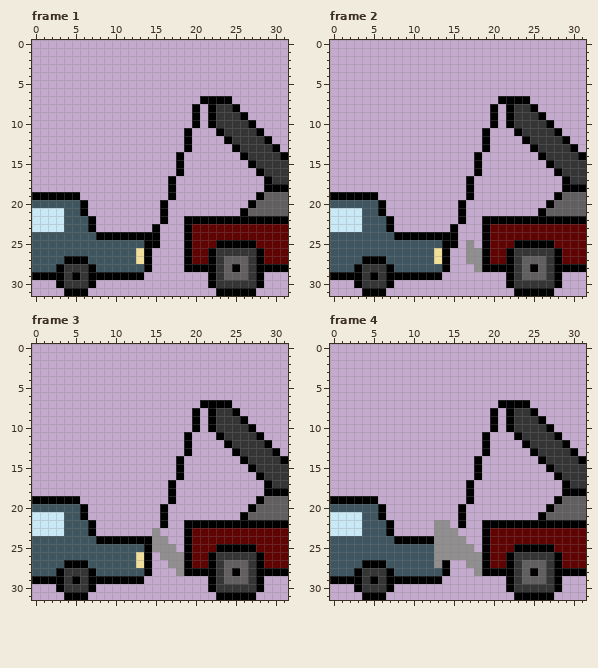
A animated GIF sprite gets an edit: img/tow-truck-scene.gif. This is how it looked before the edit.
The file is 128x128 pixels, drawn in blocks of 4x4; one block is one cell here. Shown: frame 1, frame 2, frame 3, frame 4. The commit also changed other frames, which this record leaves out.
After the commit:
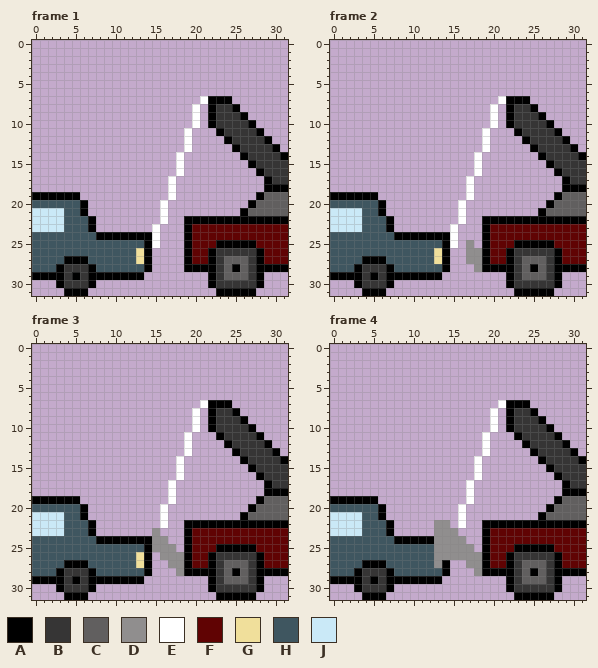
Palette (. is transparent): A #000000  B #363535  C #615f5f  D #908e8e  E #ffffff  F #600303  G #f0df9b  H #3f5660  J #cae9f7
The edit:
--- frame 1
@@ x 13..23 @@
  6 ...........
- 7 ........AAA
- 8 .......A.AB
- 9 .......A.AB
-10 .......A.AB
-11 ......A...A
-12 ......A....
-13 ......A....
-14 .....A.....
-15 .....A.....
-16 .....A.....
-17 ....A......
-18 ....A......
-19 ....A......
-20 ...A.......
-21 ...A.......
-22 ...A..AAAAA
-23 ..A...AFFFF
-24 AAA...AFFFF
-25 HAA...AFFFA
+ 7 ........EAA
+ 8 .......E.AB
+ 9 .......E.AB
+10 .......E.AB
+11 ......E...A
+12 ......E....
+13 ......E....
+14 .....E.....
+15 .....E.....
+16 .....E.....
+17 ....E......
+18 ....E......
+19 ....E......
+20 ...E.......
+21 ...E.......
+22 ...E..AAAAA
+23 ..E...AFFFF
+24 AAE...AFFFF
+25 HAE...AFFFA
 26 GA....AFFAB
--- frame 2
@@ x 13..23 @@
  6 ...........
- 7 ........AAA
- 8 .......A.AB
- 9 .......A.AB
-10 .......A.AB
-11 ......A...A
-12 ......A....
-13 ......A....
-14 .....A.....
-15 .....A.....
-16 .....A.....
-17 ....A......
-18 ....A......
-19 ....A......
-20 ...A.......
-21 ...A.......
-22 ...A..AAAAA
-23 ..A...AFFFF
-24 AAA...AFFFF
-25 HAA.D.AFFFA
+ 7 ........EAA
+ 8 .......E.AB
+ 9 .......E.AB
+10 .......E.AB
+11 ......E...A
+12 ......E....
+13 ......E....
+14 .....E.....
+15 .....E.....
+16 .....E.....
+17 ....E......
+18 ....E......
+19 ....E......
+20 ...E.......
+21 ...E.......
+22 ...E..AAAAA
+23 ..E...AFFFF
+24 AAE...AFFFF
+25 HAE.D.AFFFA
 26 GA..DDAFFAB
--- frame 3
@@ x 14..23 @@
  6 ..........
- 7 .......AAA
- 8 ......A.AB
- 9 ......A.AB
-10 ......A.AB
-11 .....A...A
-12 .....A....
-13 .....A....
-14 ....A.....
-15 ....A.....
-16 ....A.....
-17 ...A......
-18 ...A......
-19 ...A......
-20 ..A.......
-21 ..A.......
-22 ..A..AAAAA
+ 7 .......EAA
+ 8 ......E.AB
+ 9 ......E.AB
+10 ......E.AB
+11 .....E...A
+12 .....E....
+13 .....E....
+14 ....E.....
+15 ....E.....
+16 ....E.....
+17 ...E......
+18 ...E......
+19 ...E......
+20 ..E.......
+21 ..E.......
+22 ..E..AAAAA
 23 .D...AFFFF
--- frame 4
@@ x 14..23 @@
  6 ..........
- 7 .......AAA
- 8 ......A.AB
- 9 ......A.AB
-10 ......A.AB
-11 .....A...A
-12 .....A....
-13 .....A....
-14 ....A.....
-15 ....A.....
-16 ....A.....
-17 ...A......
-18 ...A......
-19 ...A......
-20 ..A.......
-21 ..A.......
-22 D.A..AAAAA
+ 7 .......EAA
+ 8 ......E.AB
+ 9 ......E.AB
+10 ......E.AB
+11 .....E...A
+12 .....E....
+13 .....E....
+14 ....E.....
+15 ....E.....
+16 ....E.....
+17 ...E......
+18 ...E......
+19 ...E......
+20 ..E.......
+21 ..E.......
+22 D.E..AAAAA
 23 DD...AFFFF
Boxes around the changes in both pictures, in picture pixels (x1, y1, x2, y2):
changed: (152, 96, 208, 248)
changed: (450, 96, 506, 248)
changed: (160, 400, 208, 528)
changed: (458, 400, 506, 528)
